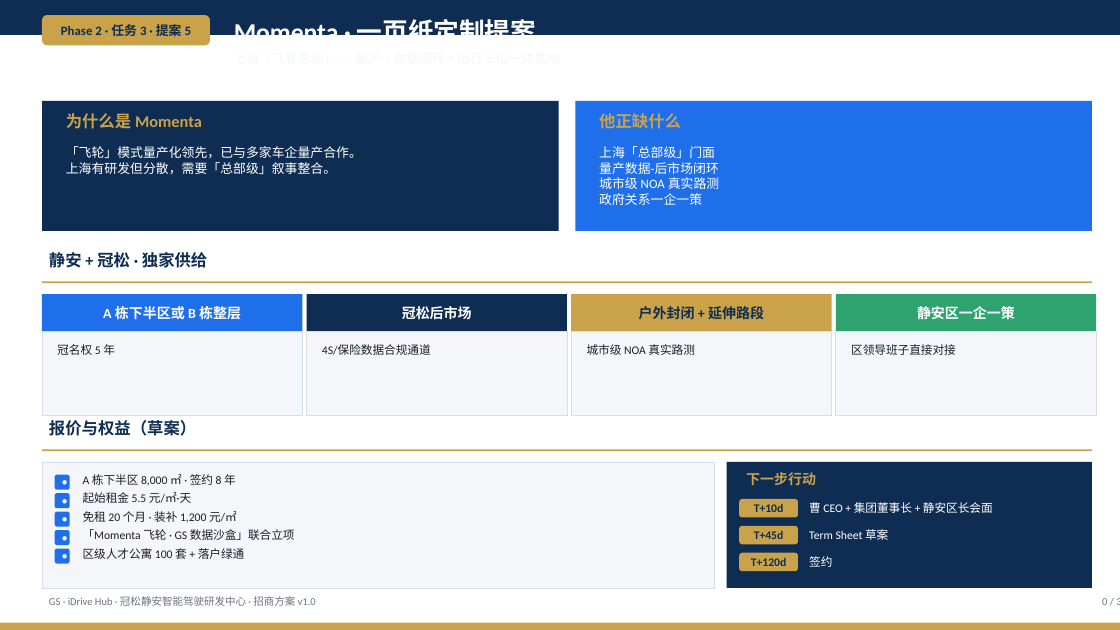
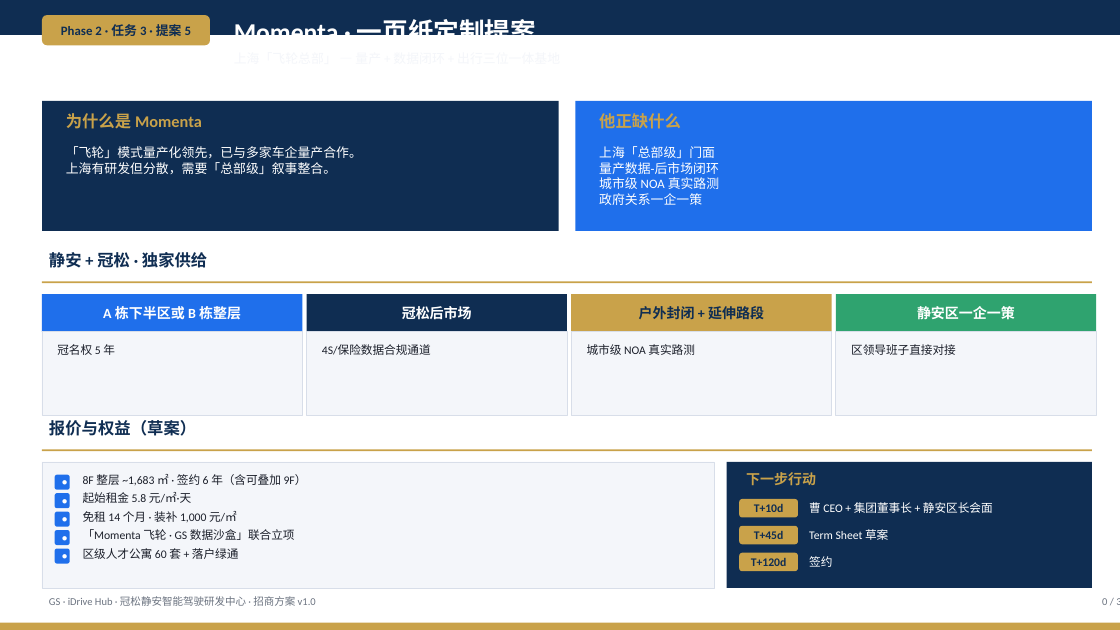
Before and after one commit to hujigang2010-maker/AIDEN, a slide deck: slide 19 of docs/deck/GS-iDrive-Hub-招商方案.pptx. Drawn at 1120x630 pixels with LibreOffice and Linux fonts; fonts in the diff are those of the drawing. Boxes give left, top, right and bottom in pixels: in the first picture for what was removed or moved away, otherwise in the second. Text is boxed around its words. In the diff, an @@ line names an element or a change of style, - is before the commit and + after.

```diff
--- a/docs/deck/GS-iDrive-Hub-招商方案.pptx
+++ b/docs/deck/GS-iDrive-Hub-招商方案.pptx
@@ text at (83,474,307,485): text changed @@
-A 栋下半区 8,000 ㎡ · 签约 8 年
+8F 整层 ~1,683 ㎡ · 签约 6 年（含可叠加 9F）
@@ text at (83,492,191,503): text changed @@
-起始租金 5.5 元/㎡·天
+起始租金 5.8 元/㎡·天
@@ text at (83,511,237,522): text changed @@
-免租 20 个月 · 装补 1,200 元/㎡
+免租 14 个月 · 装补 1,000 元/㎡
@@ text at (83,548,239,559): text changed @@
-区级人才公寓 100 套 + 落户绿通
+区级人才公寓 60 套 + 落户绿通
```
Also in this commit, not shown: 15 other slides changed, 2 slides added, 2 slides removed, 6 other files.
